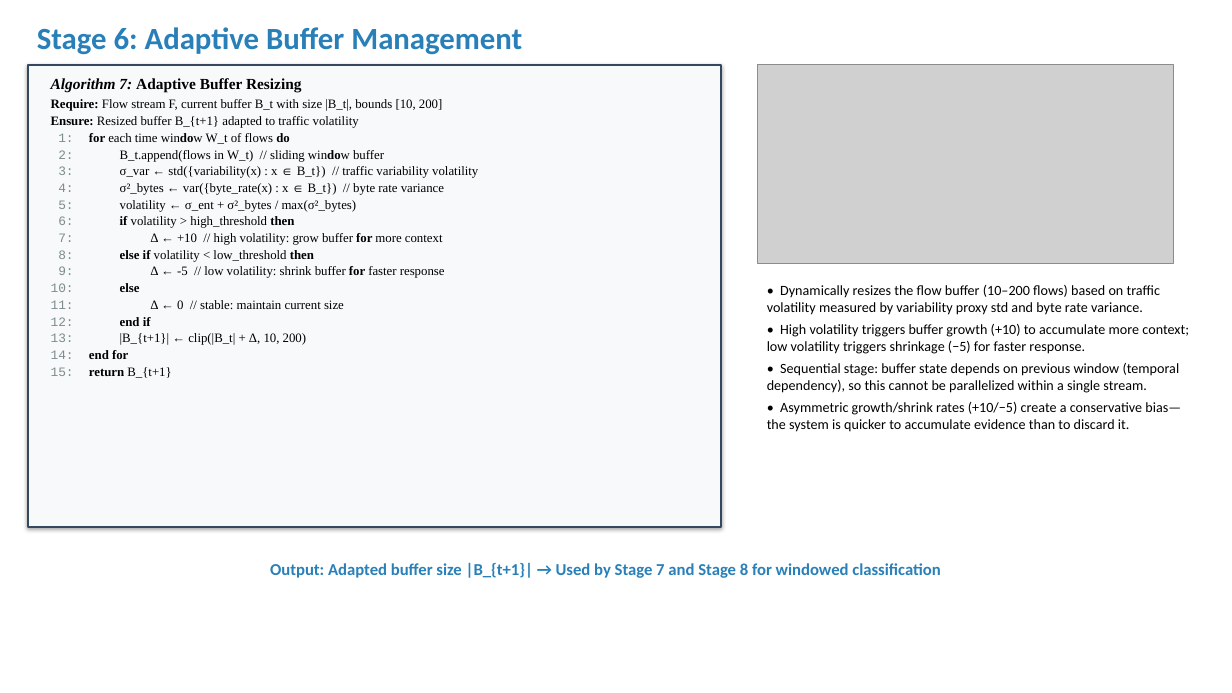
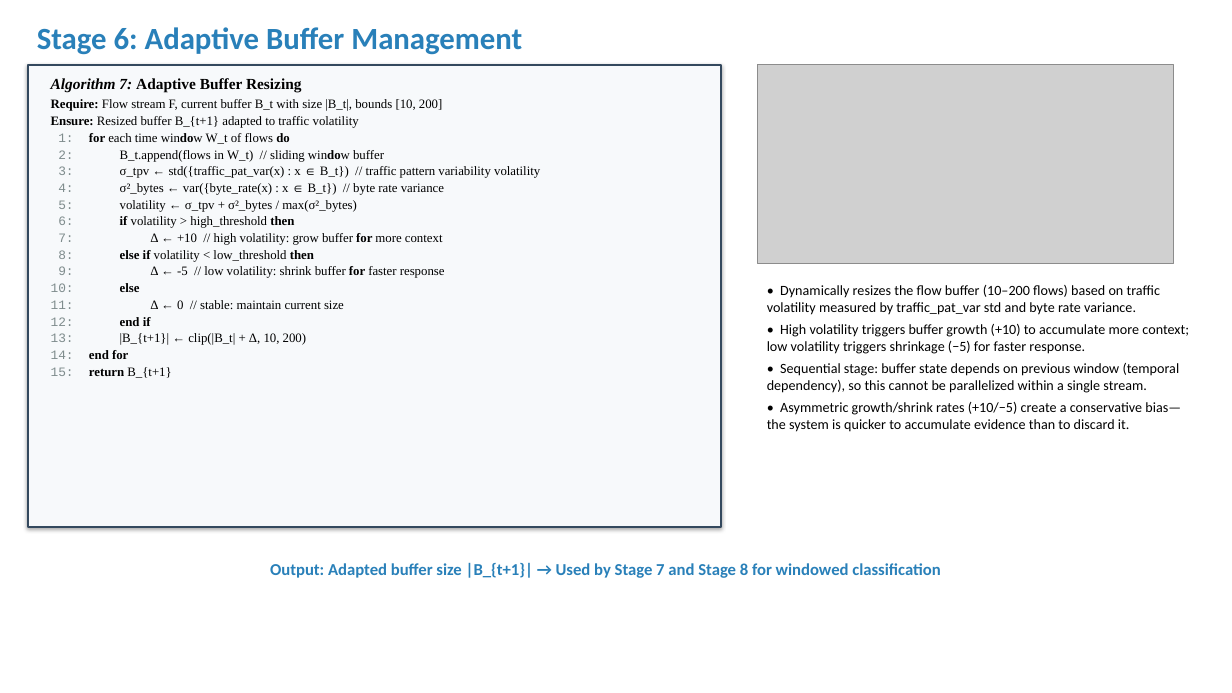
Before and after one commit to pcy12345/adaptive-ids-asrrl, a slide deck: slide 10 of ASRRL_Methodology.pptx. Drawn at 1232x693 pixels with LibreOffice and Linux fonts; fonts in the diff are those of the drawing; grey boxes stand for pictures. Boxes give left, top, right and bottom in pixels: in the first picture for what was removed or moved away, otherwise in the second. Text is boxed around its words. In the diff, an @@ line names an element or a change of style, - is before the commit and + after.

```diff
--- a/ASRRL_Methodology.pptx
+++ b/ASRRL_Methodology.pptx
@@ text at (x1=58, y1=166, x2=540, y2=178): text changed @@
-3: σ_var ← std({variability(x) : x ∈ B_t}) // traffic variability volatility
+3: σ_tpv ← std({traffic_pat_var(x) : x ∈ B_t}) // traffic pattern variability volatility
@@ text at (x1=58, y1=200, x2=357, y2=212): text changed @@
-5: volatility ← σ_ent + σ²_bytes / max(σ²_bytes)
+5: volatility ← σ_tpv + σ²_bytes / max(σ²_bytes)
@@ text at (x1=767, y1=285, x2=1160, y2=315): text changed @@
-• Dynamically resizes the flow buffer (10–200 flows) based on traffic volatility measured by variability proxy std and byte rate variance.
+• Dynamically resizes the flow buffer (10–200 flows) based on traffic volatility measured by traffic_pat_var std and byte rate variance.
```
Also in this commit, not shown: 3 other slides changed, 11 other files.
